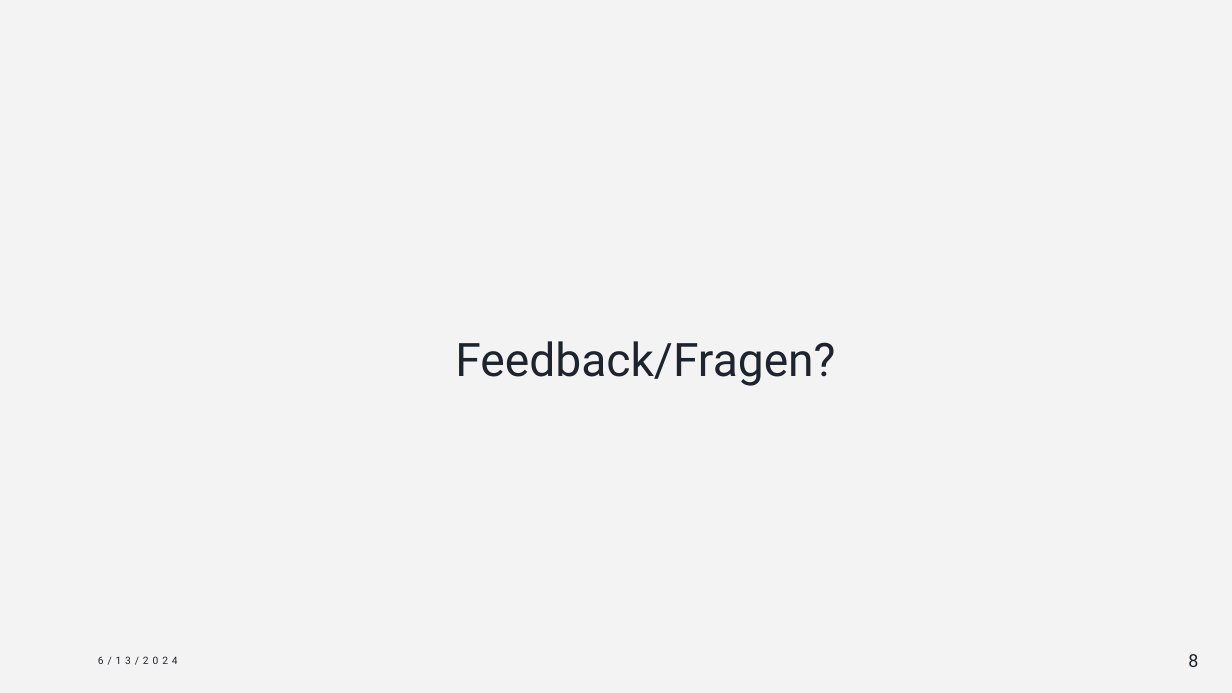
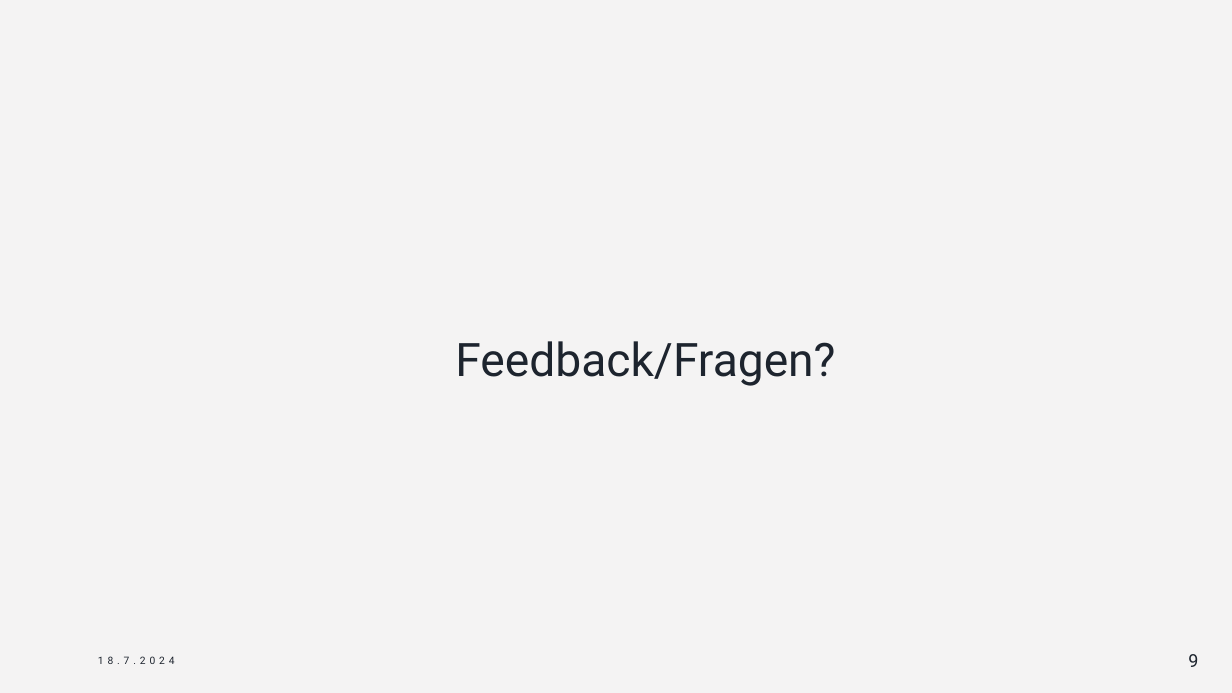
Before and after one commit to LaGit93/bibTexConverter_FaPra63065, a slide deck: slide 9 of Dokumente/Abschlussdemo_Bibtex_Konverter.pptx (slide 8 before the commit). Drawn at 1232x693 pixels with LibreOffice and Linux fonts; fonts in the diff are those of the drawing. Boxes give left, top, right and bottom in pixels: in the first picture for what was removed or moved away, otherwise in the second. Text is boxed around its words. In the diff, an @@ line names an element or a change of style, - is before the commit and + after.

```diff
--- a/Dokumente/Abschlussdemo_Bibtex_Konverter.pptx
+++ b/Dokumente/Abschlussdemo_Bibtex_Konverter.pptx
@@ text at <box>98,656,175,664</box>: text changed @@
-6/13/2024
+18.7.2024
@@ page number at <box>1188,654,1198,667</box>: text changed @@
-8
+9
```
Also in this commit, not shown: 5 other slides changed, 2 slides added, 1 slide removed.
